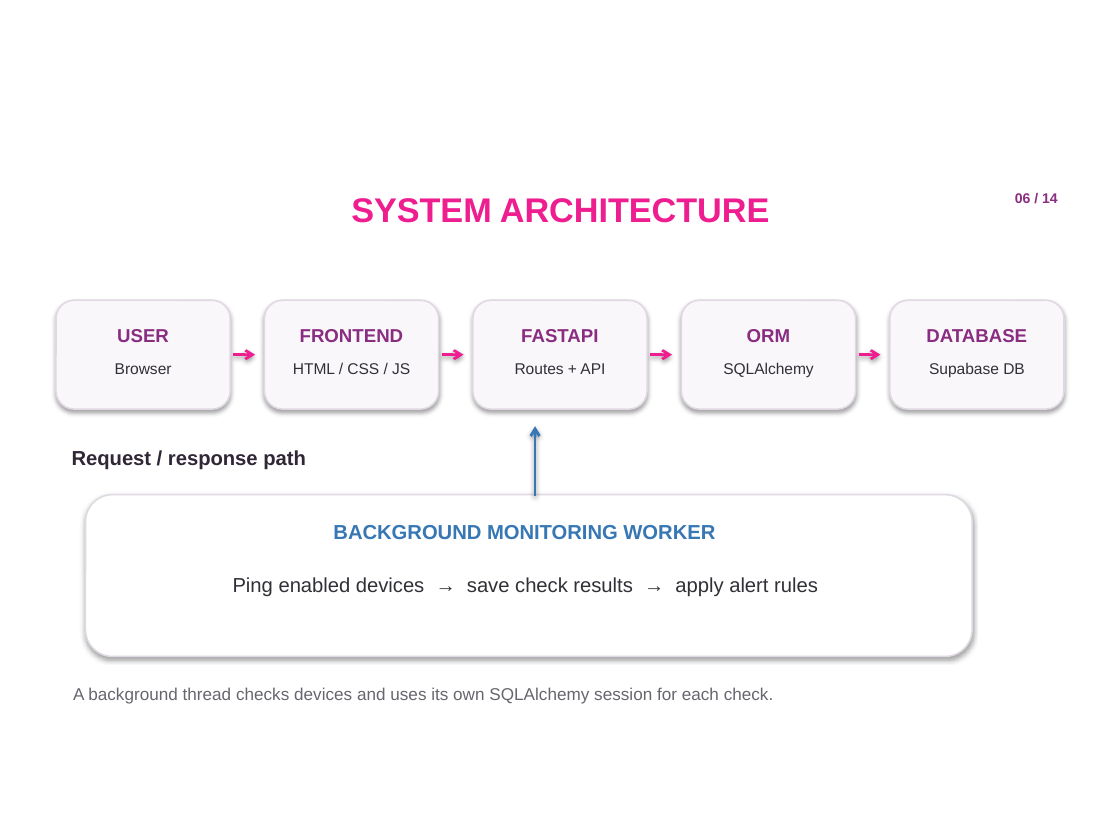
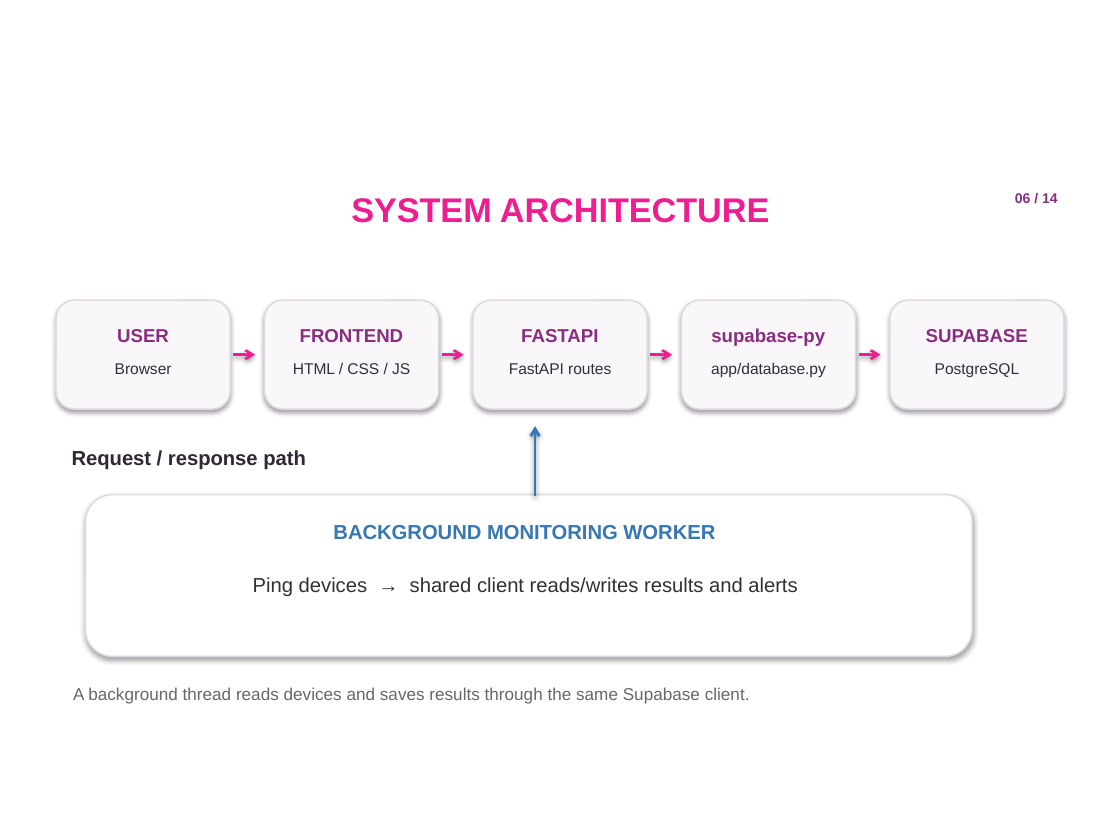
Before and after one commit to Harshit-pundir/NetPulse, a slide deck: slide 6 of NetPulse_Project_Presentation.pptx. Drawn at 1120x840 pixels with LibreOffice and Linux fonts; fonts in the diff are those of the drawing; background and template pictures are left out. Boxes give left, top, right and bottom in pixels: in the first picture for what was removed or moved away, otherwise in the second. Text is boxed around its words. In the diff, an @@ line names an element or a change of style, - is before the commit and + after.

Commit message:
Switch NetPulse database access to Supabase Python Client

```diff
--- a/NetPulse_Project_Presentation.pptx
+++ b/NetPulse_Project_Presentation.pptx
@@ text at (711,328,825,346): text changed @@
-ORM
+supabase-py
@@ text at (926,329,1028,342): text changed @@
-DATABASE
+SUPABASE
@@ text at (509,363,611,374): text changed @@
-Routes + API
+FastAPI routes
@@ text at (711,362,826,378): text changed @@
-SQLAlchemy
+app/database.py
@@ text at (935,363,1019,378): text changed @@
-Supabase DB
+PostgreSQL
@@ text at (253,577,797,596): text changed @@
-Ping enabled devices → save check results → apply alert rules
+Ping devices → shared client reads/writes results and alerts
@@ text at (73,687,750,704): text changed @@
-A background thread checks devices and uses its own SQLAlchemy session for each check.
+A background thread reads devices and saves results through the same Supabase client.
```
Also in this commit, not shown: 4 other slides changed, 16 other files.
